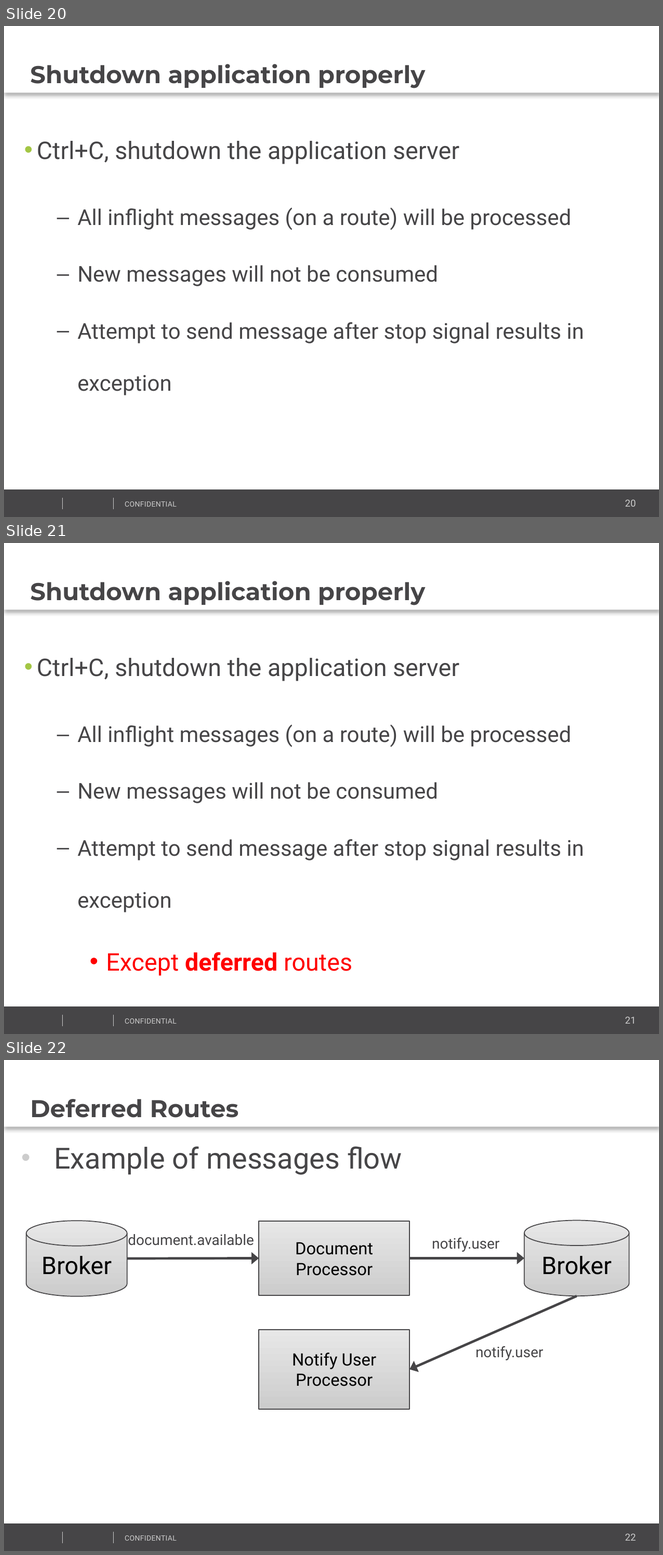
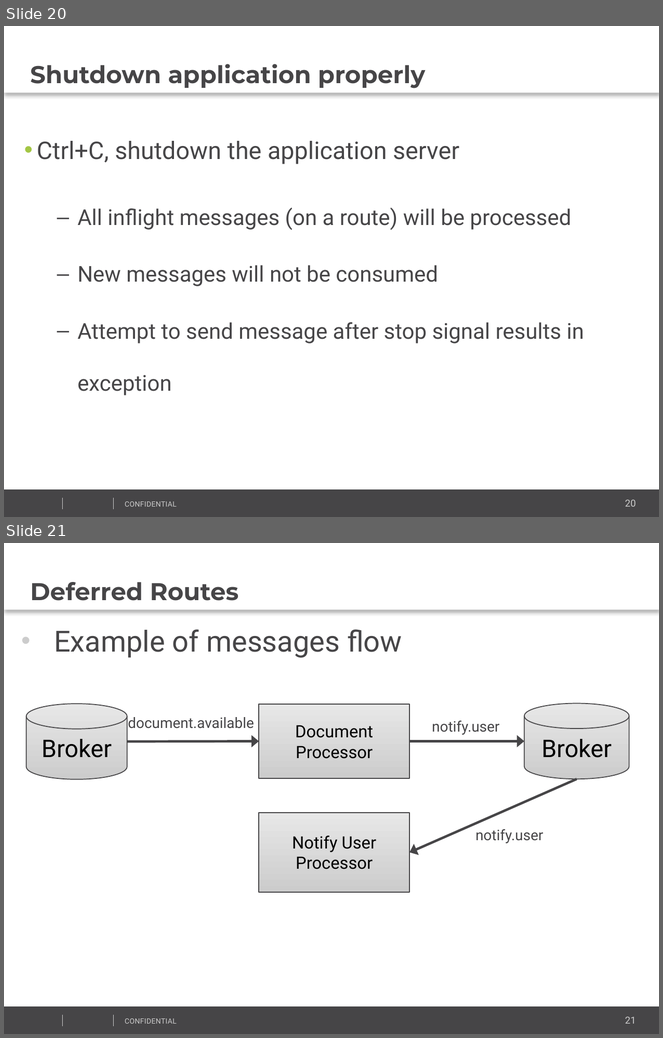
Before and after one commit to vitali-kviatkouski/personal, a slide deck: CamelPresentationITWeek2017.pptx. Shown one above the other, each under a label of ours: slides 20, 21 and 22 before the commit, slides 20 and 21 after it. The pictures are 663x1555 and 663x1038 pixels, drawn with LibreOffice and Linux fonts; fonts in the diff are those of the drawing; background and template pictures are left out. Boxes give left, top, right and bottom in pixels: in the first picture for what was removed or moved away, otherwise in the second. Text is boxed around its words. In the diff, an @@ line names an element or a change of style, - is before the commit and + after.

```diff
--- a/CamelPresentationITWeek2017.pptx
+++ b/CamelPresentationITWeek2017.pptx
@@ slide 21 removed at <box>4,543,659,1034</box>, background #FFFFFF; not listed: 5 template elements that a slide beside it also shows @@
@@ text removed at <box>4,543,659,610</box> @@
-Shutdown application properly
@@ text removed at <box>37,658,584,976</box> @@
-• Ctrl+C, shutdown the application server
-  – All inflight messages (on a route) will be processed
-  – New messages will not be consumed
-  – Attempt to send message after stop signal results in exception
-    • Except deferred routes
@@ what was slide 22 is now slide 21 @@
@@ page number at <box>625,1017,636,1024</box>: text changed @@
-22
+21
```
Also in this commit, not shown: 3 slides added, 3 other slides removed.
